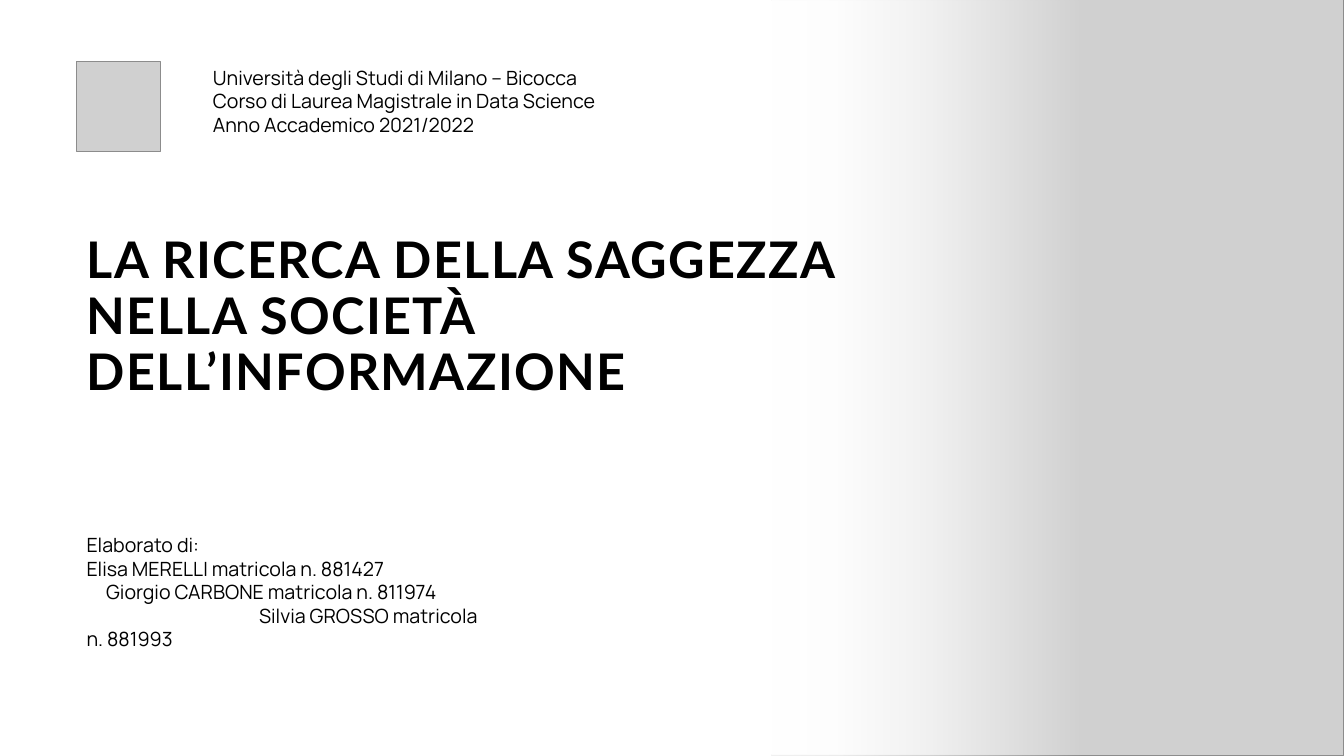
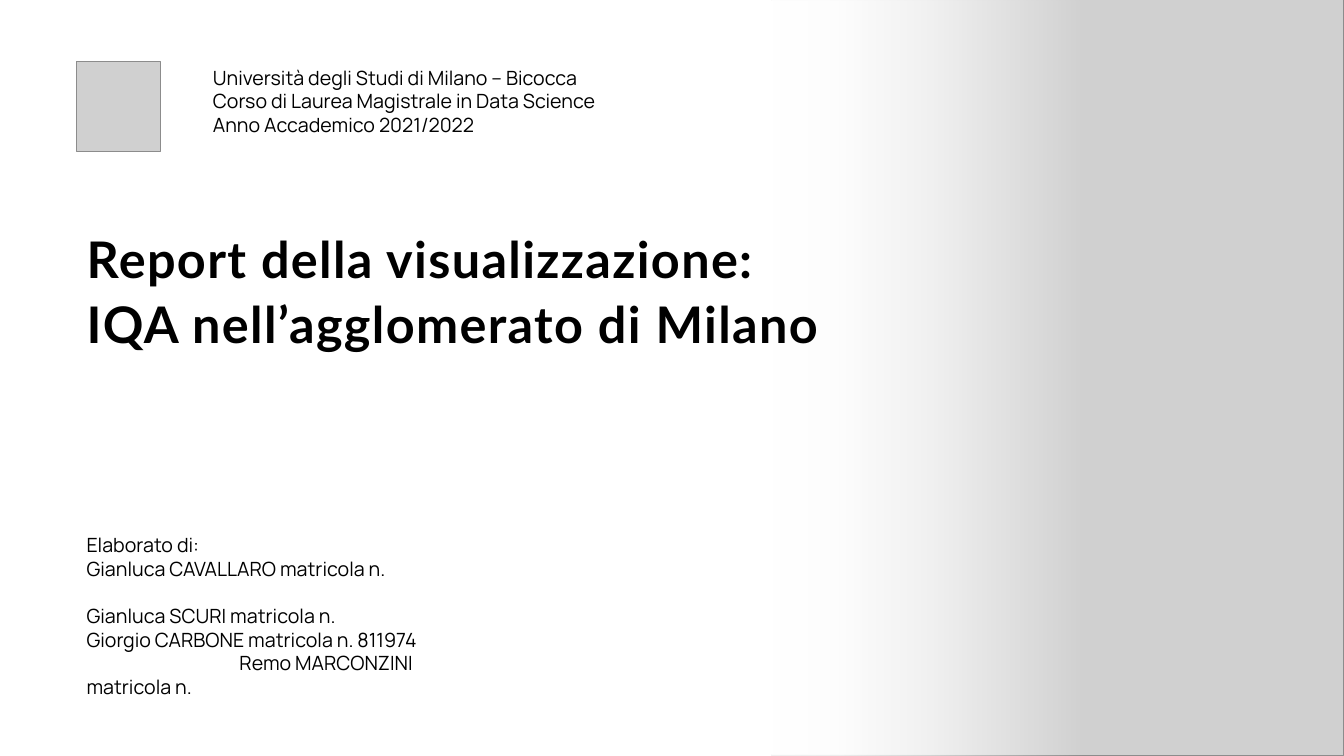
Before and after one commit to giocoal/air-quality-milano-interactive-data-visualization-tableau, a slide deck: slide 1 of Report/Report_progetto_Carbone_Cavallaro_Marconzini_Scuri.pptx. Drawn at 1344x756 pixels with LibreOffice and Linux fonts; fonts in the diff are those of the drawing; grey boxes stand for pictures. Boxes give left, top, right and bottom in pixels: in the first picture for what was removed or moved away, otherwise in the second. Text is boxed around its words. In the diff, an @@ line names an element or a change of style, - is before the commit and + after.

```diff
--- a/Report/Report_progetto_Carbone_Cavallaro_Marconzini_Scuri.pptx
+++ b/Report/Report_progetto_Carbone_Cavallaro_Marconzini_Scuri.pptx
@@ subtitle at box(87, 240, 818, 352): text changed @@
-LA RICERCA DELLA SAGGEZZA NELLA SOCIETÀ DELL’INFORMAZIONE
+Report della visualizzazione:
+IQA nell’agglomerato di Milano
@@ text at box(87, 561, 416, 695): text changed @@
-Elisa MERELLI matricola n. 881427 Giorgio CARBONE matricola n. 811974 Silvia GROSSO matricola n. 881993
+Gianluca CAVALLARO matricola n.
+Gianluca SCURI matricola n.
+Giorgio CARBONE matricola n. 811974 Remo MARCONZINI matricola n.
```
Also in this commit, not shown: 2 other slides changed, 8 slides added, 7 slides removed, 8 other files.
